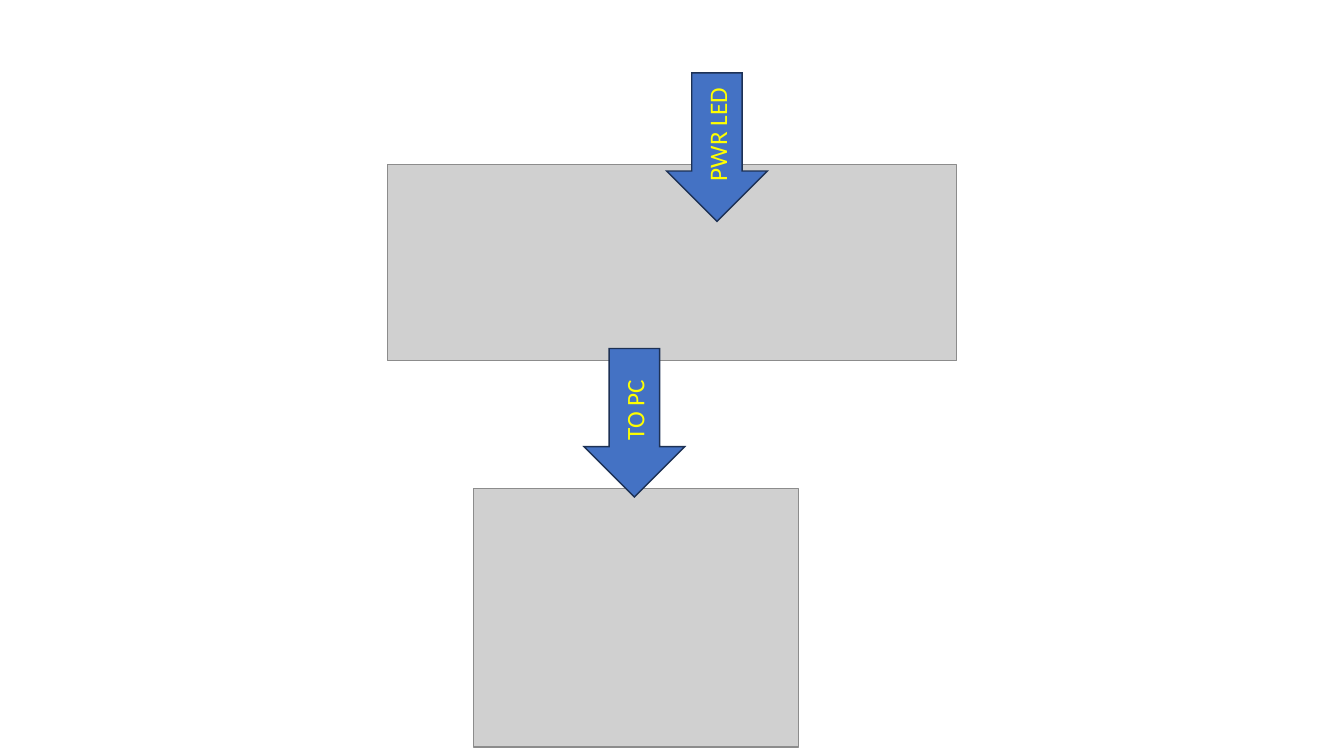
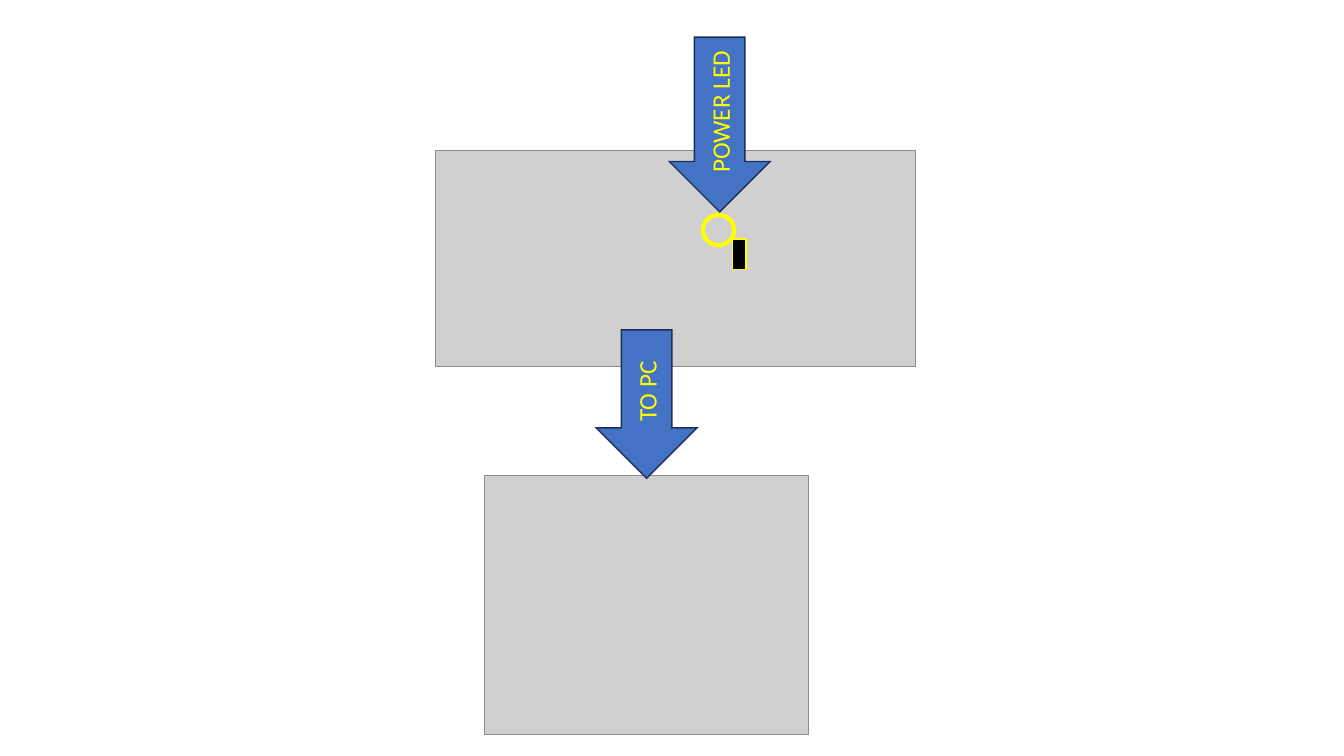
Before and after one commit to MicrochipTech/AzureDemo_RNWF, a slide deck: slide 1 of RNWF11/media/boards/RNWF11_to_PC.pptx. Drawn at 1344x756 pixels with LibreOffice and Linux fonts; fonts in the diff are those of the drawing; grey boxes stand for pictures. Boxes give left, top, right and bottom in pixels: in the first picture for what was removed or moved away, otherwise in the second. Text is boxed around its words. In the diff, an @@ line names an element or a change of style, - is before the commit and + after.

```diff
--- a/RNWF11/media/boards/RNWF11_to_PC.pptx
+++ b/RNWF11/media/boards/RNWF11_to_PC.pptx
@@ left arrow "POWER LED": place and size @@
-left arrow "POWER LED" at [667, 73, 768, 221]
+left arrow "POWER LED" at [669, 37, 770, 211]
@@ text in left arrow at [706, 54, 737, 170]: text changed @@
-PWR LED
+POWER LED
@@ picture: place and size @@
-picture at [387, 165, 957, 361]
+picture at [436, 150, 915, 366]
@@ ellipse added at [703, 215, 734, 245], outline #FFFF00 3 pt @@
@@ rectangle added at [733, 239, 746, 269], fill #000000, outline #FFFF00 1 pt @@
@@ left arrow "TO PC": place and size @@
-left arrow "TO PC" at [584, 348, 685, 497]
+left arrow "TO PC" at [596, 330, 697, 478]
@@ picture: place and size @@
-picture at [474, 488, 799, 747]
+picture at [484, 476, 809, 735]
```
Also in this commit, not shown: 12 other files.
